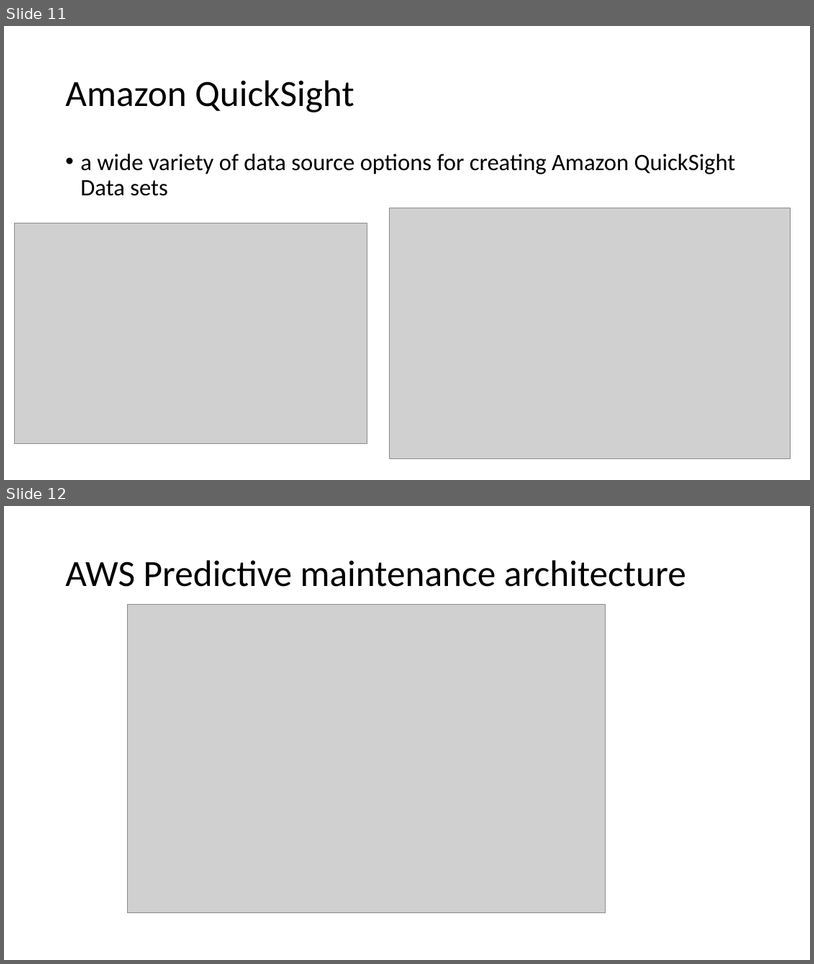
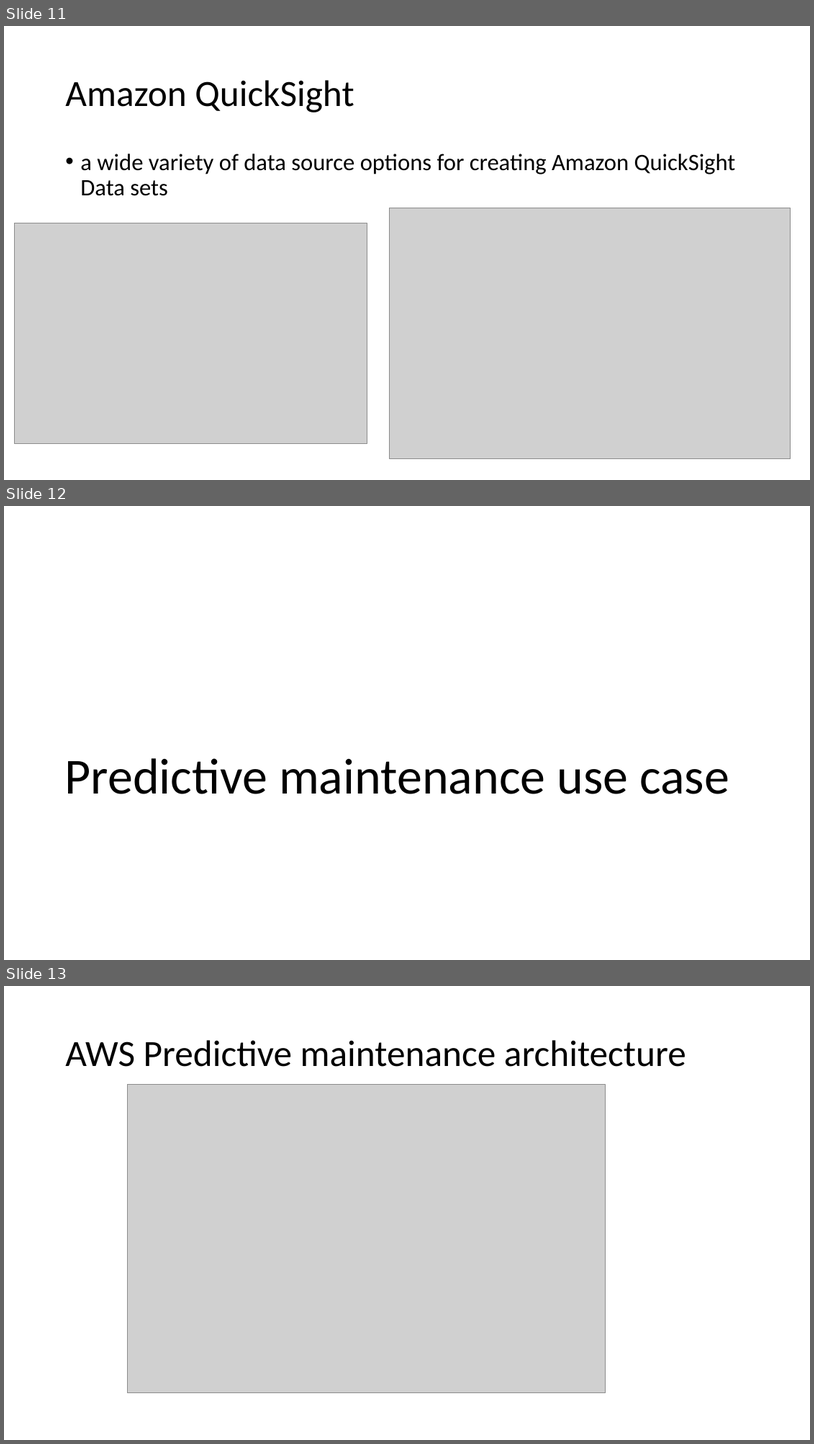
Before and after one commit to xuan0802/iot_slide, a slide deck: IoT analytics.pptx. Shown one above the other, each under a label of ours: slides 11 and 12 before the commit, slides 11, 12 and 13 after it. The pictures are 814x964 and 814x1444 pixels, drawn with LibreOffice and Linux fonts; fonts in the diff are those of the drawing; grey boxes stand for pictures. Boxes give left, top, right and bottom in pixels: in the first picture for what was removed or moved away, otherwise in the second. Text is boxed around its words. In the diff, an @@ line names an element or a change of style, - is before the commit and + after.

```diff
--- a/IoT analytics.pptx
+++ b/IoT analytics.pptx
@@ slide 12 added at (4,506,810,960), background #FFFFFF @@
@@ title added at (65,758,730,794), 60 pt, text #000000 @@
+Predictive maintenance use case
@@ what was slide 12 is now slide 13 @@
```
Also in this commit, not shown: 1 slide changed, 9 other slides added, 1 other file.
